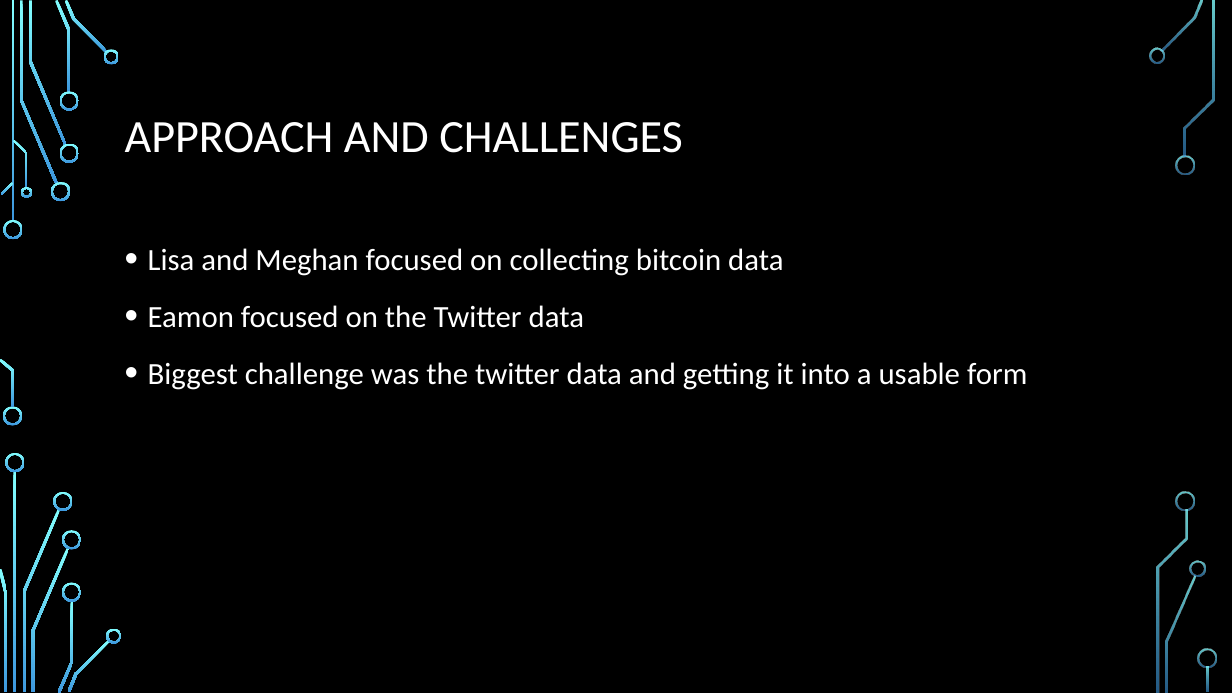
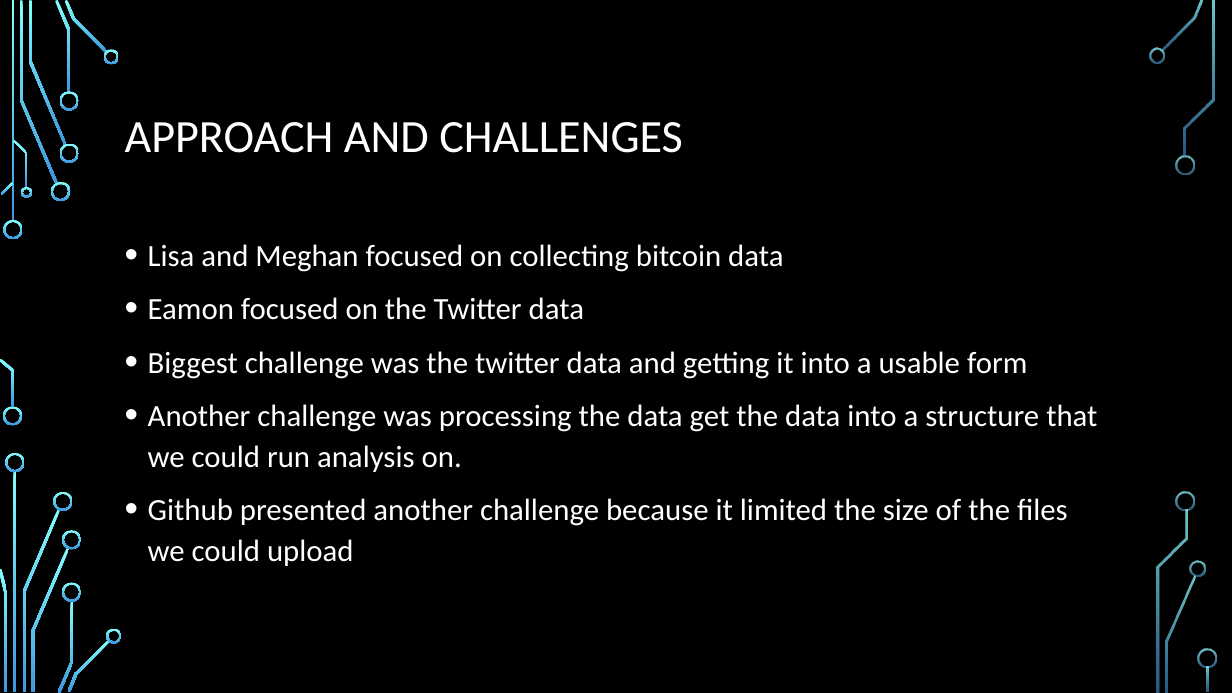
Before and after one commit to ZrowGz/knightshade, a slide deck: slide 7 of Knightshade_Presentation.pptx (slide 4 before the commit). Drawn at 1232x693 pixels with LibreOffice and Linux fonts; fonts in the diff are those of the drawing; background and template pictures are left out. Boxes give left, top, right and bottom in pixels: in the first picture for what was removed or moved away, otherwise in the second. Text is boxed around its words. In the diff, an @@ line names an element or a change of style, - is before the commit and + after.

```diff
--- a/Knightshade_Presentation.pptx
+++ b/Knightshade_Presentation.pptx
@@ text at [148, 244, 1027, 379]: line spacing 1.2 to 1.1 @@
@@ text at [148, 404, 1097, 566]: paragraphs added @@
+• Another challenge was processing the data get the data into a structure that we could run analysis on.
+• Github presented another challenge because it limited the size of the files we could upload
```
Also in this commit, not shown: 3 other slides changed, 2 slides added.
